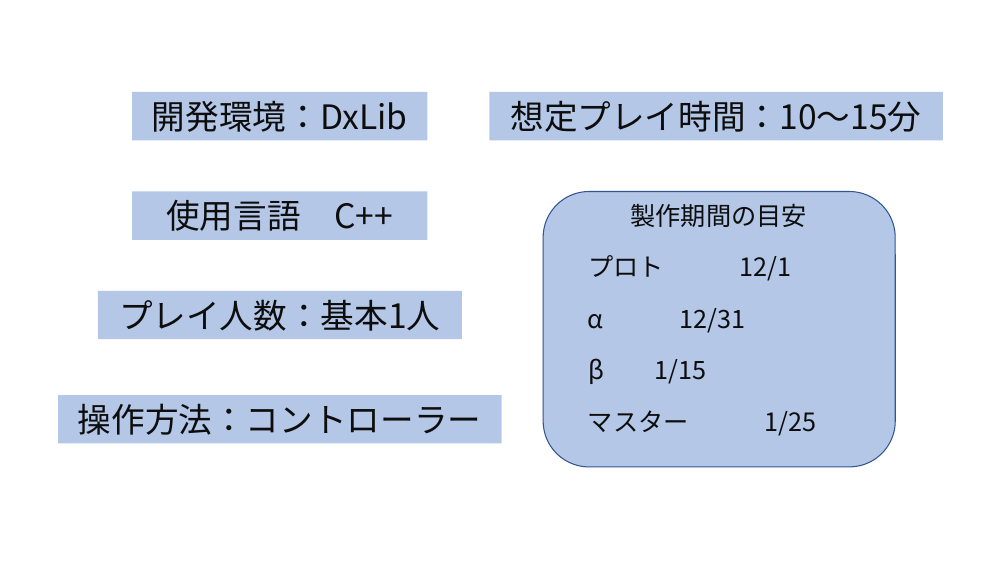
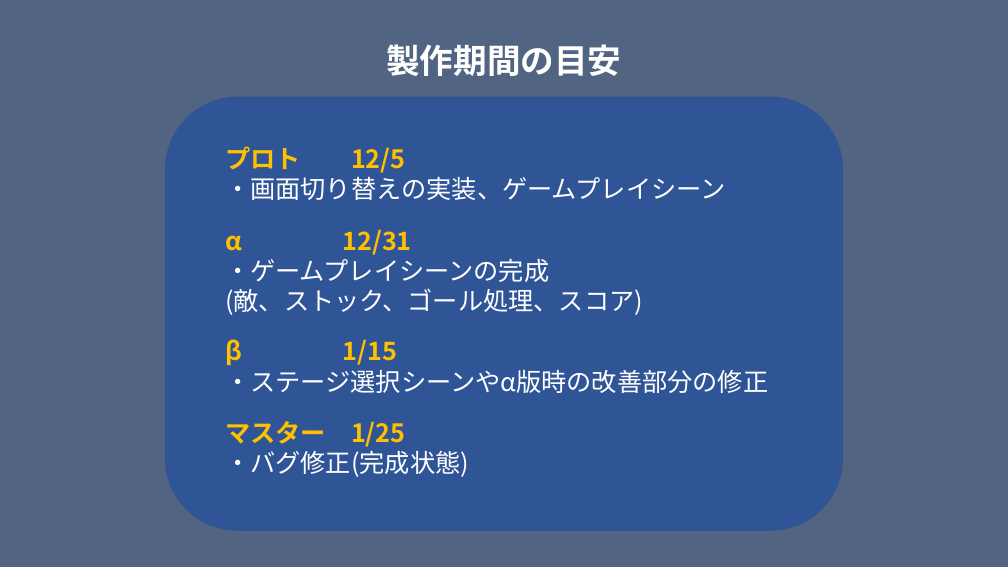
Before and after one commit to kiryo06/GameKiryo3, a slide deck: slide 5 of 課題11月1から開始/ゲーム制作2D.pptx. Drawn at 1008x567 pixels with LibreOffice and Linux fonts; fonts in the diff are those of the drawing. Boxes give left, top, right and bottom in pixels: in the first picture for what was removed or moved away, otherwise in the second. Text is boxed around its words. In the diff, an @@ line names an element or a change of style, - is before the commit and + after.

Commit message:
up

```diff
--- a/課題11月1から開始/ゲーム制作2D.pptx
+++ b/課題11月1から開始/ゲーム制作2D.pptx
@@ background #FFFFFF to #526582 @@
@@ text "製作期間の目安": place and size @@
-text "製作期間の目安" at (631, 203, 807, 227)
+text "製作期間の目安" at (386, 44, 621, 76)
@@ text "製作期間の目安" at (386, 44, 621, 76): size 24 to 32 pt, text colour #0D0D0D to #FFFFFF, bold on @@
@@ rectangle removed at (132, 92, 427, 141) @@
-開発環境：DxLib
@@ rounded rectangle: place and size @@
-rounded rectangle at (544, 191, 896, 467)
+rounded rectangle at (166, 98, 842, 531)
@@ rounded rectangle at (166, 98, 842, 531): fill #B4C7E7 to #2F5597 @@
@@ rectangle removed at (489, 92, 943, 141) @@
-想定プレイ時間：10～15分
@@ text at (225, 146, 726, 200): text changed; text colour #0D0D0D to #FFFFFF @@
-プロト 12/1
+プロト 12/5
+・画面切り替えの実装、ゲームプレイシーン
@@ rectangle removed at (132, 191, 427, 240) @@
-使用言語 C++
@@ text "α 12/31": place and size @@
-text "α 12/31" at (588, 308, 745, 333)
+text "α 12/31" at (225, 229, 643, 315)
@@ text at (225, 229, 412, 255): text colour #0D0D0D to #FFC000, bold on in "α 12/31" @@
@@ text at (225, 254, 643, 315): paragraphs added @@
+・ゲームプレイシーンの完成
+(敵、ストック、ゴール処理、スコア)
@@ rectangle removed at (98, 291, 461, 340) @@
-プレイ人数：基本1人
@@ text "β 1/15": place and size @@
-text "β 1/15" at (588, 358, 706, 384)
+text "β 1/15" at (225, 339, 768, 393)
@@ text at (225, 339, 397, 365): text colour #0D0D0D to #FFC000, bold on in "β 1/15" @@
@@ text at (225, 369, 768, 393): paragraph added @@
+・ステージ選択シーンやα版時の改善部分の修正
@@ rectangle removed at (58, 395, 502, 444) @@
-操作方法：コントローラー
@@ text "マスター 1/25": place and size @@
-text "マスター 1/25" at (588, 410, 816, 436)
+text "マスター 1/25" at (225, 421, 469, 477)
@@ text at (225, 421, 405, 447): text colour #0D0D0D to #FFC000, bold on in "マスター 1/25" @@
@@ text at (225, 450, 469, 477): paragraph added @@
+・バグ修正(完成状態)
```
Also in this commit, not shown: 4 other slides changed, 1 slide added.
